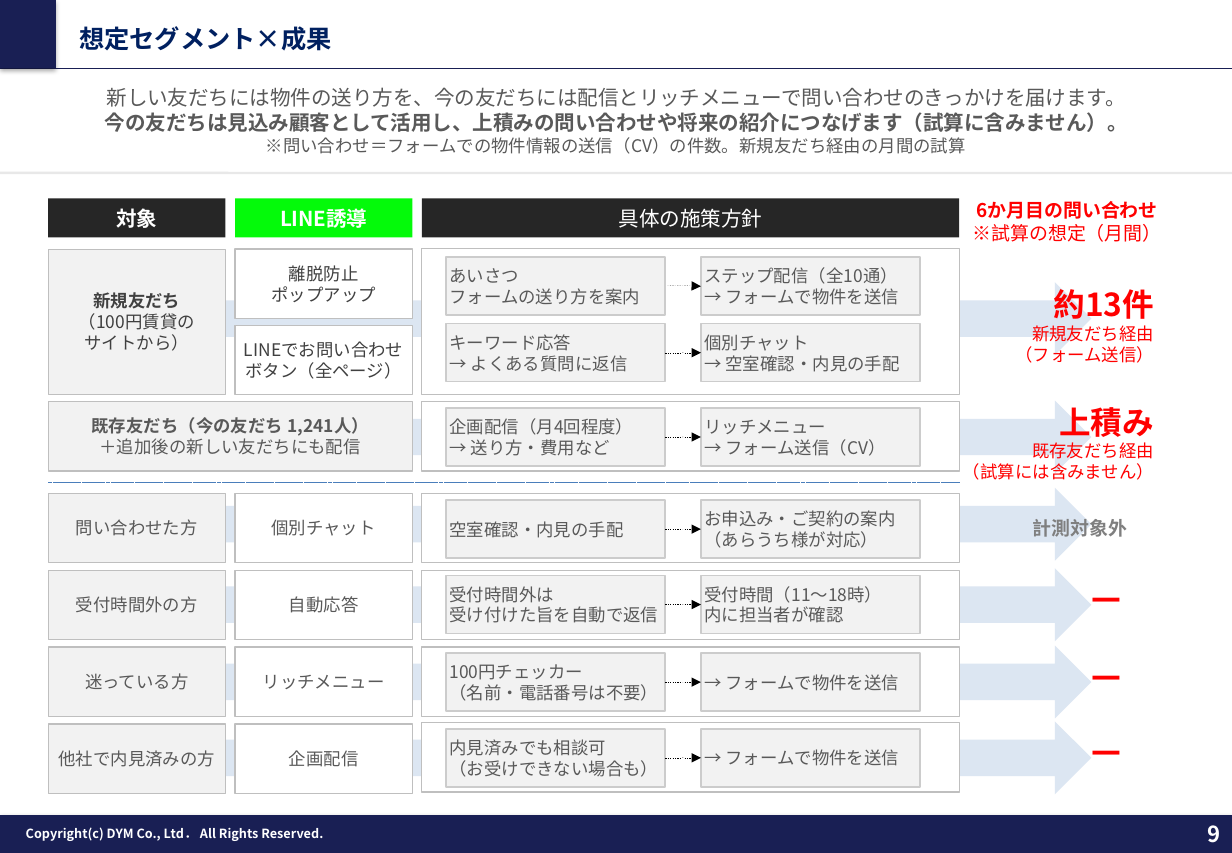
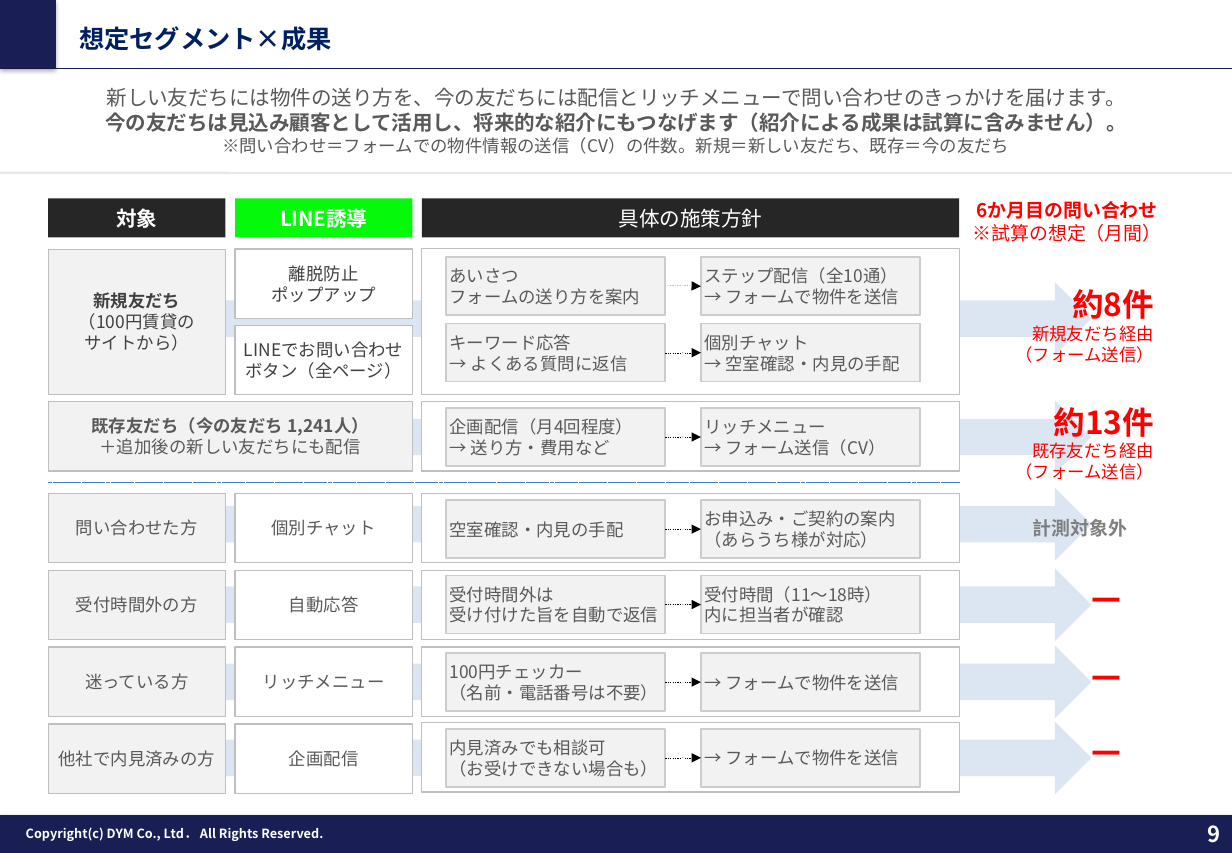
Before and after one commit to tonomura-r-dev/folder, a slide deck: slide 9 of 202610_株式会社あらうち御中_LINE公式アカウント運用のご提案_v9.pptx. Drawn at 1232x853 pixels with LibreOffice and Linux fonts; fonts in the diff are those of the drawing; background and template pictures are left out. Boxes give left, top, right and bottom in pixels: in the first picture for what was removed or moved away, otherwise in the second. Text is boxed around its words. In the diff, an @@ line names an element or a change of style, - is before the commit and + after.

```diff
--- a/202610_株式会社あらうち御中_LINE公式アカウント運用のご提案_v9.pptx
+++ b/202610_株式会社あらうち御中_LINE公式アカウント運用のご提案_v9.pptx
@@ text at [106, 112, 1127, 154]: text changed @@
-今の友だちは見込み顧客として活用し、上積みの問い合わせや将来の紹介につなげます（試算に含みません）。
-※問い合わせ＝フォームでの物件情報の送信（CV）の件数。新規友だち経由の月間の試算
+今の友だちは見込み顧客として活用し、将来的な紹介にもつなげます（紹介による成果は試算に含みません）。
+※問い合わせ＝フォームでの物件情報の送信（CV）の件数。新規＝新しい友だち、既存＝今の友だち
@@ text at [1072, 289, 1154, 319]: text changed @@
-約13件
+約8件
@@ text at [1054, 407, 1155, 443]: text changed @@
-上積み
+約13件
@@ text at [1015, 463, 1154, 480]: text changed @@
-（試算には含みません）
+（フォーム送信）
```
Also in this commit, not shown: 3 other slides changed, 4 other files.
